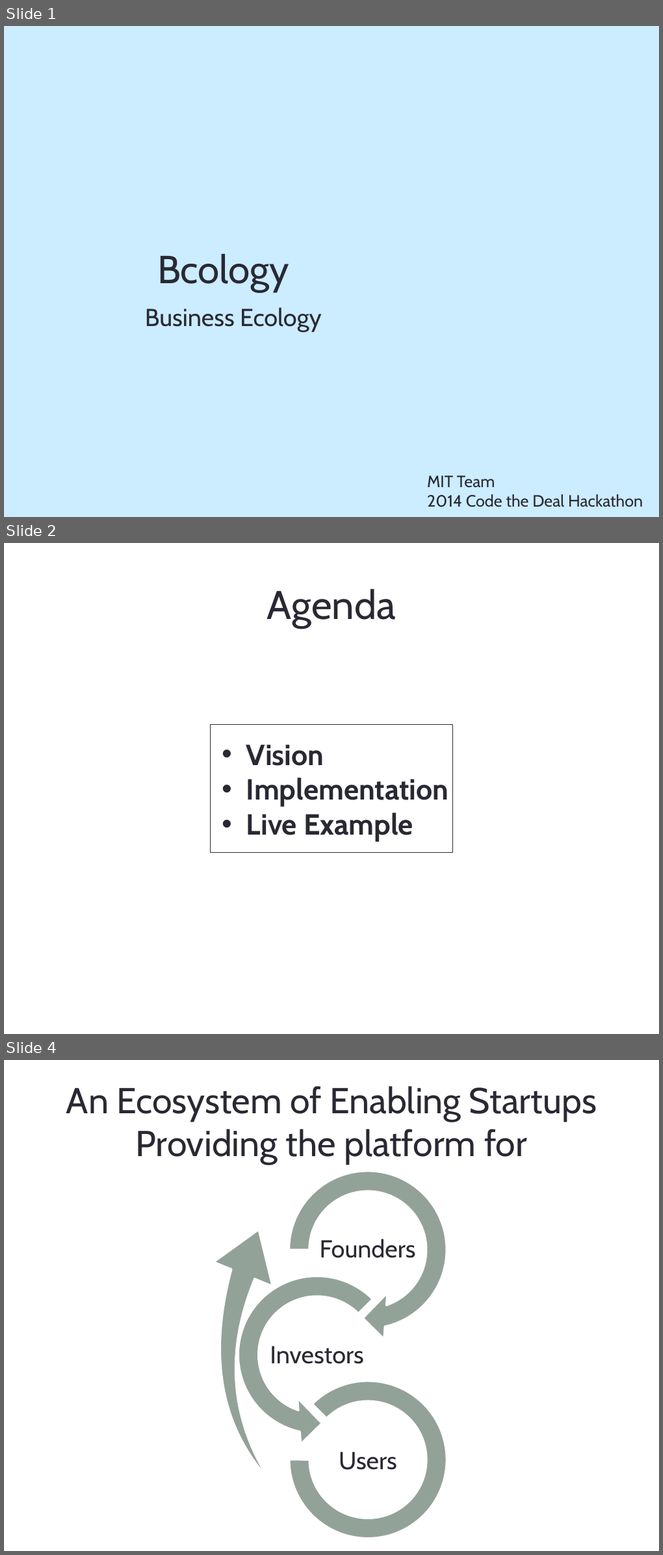
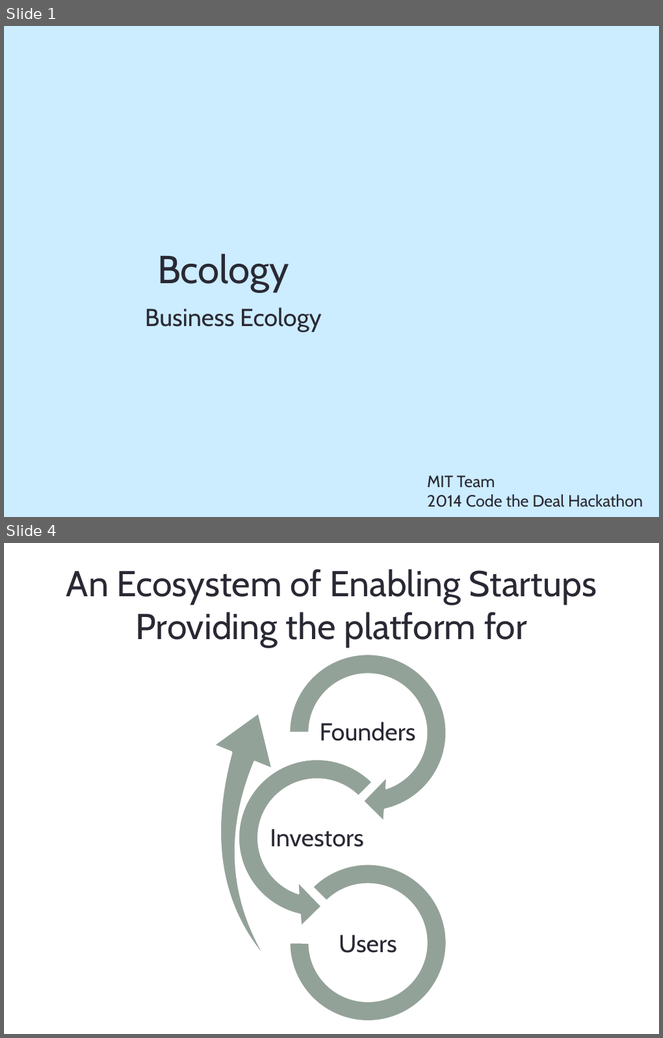
Before and after one commit to HumanDynamics/CodeTheDeal, a slide deck: Demo/Bcology.pptx. Shown one above the other, each under a label of ours: slides 1, 2 and 4 before the commit, slides 1 and 4 after it; the slides between them are not shown. The pictures are 663x1555 and 663x1038 pixels, drawn with LibreOffice and Linux fonts; fonts in the diff are those of the drawing; background and template pictures are left out. Boxes give left, top, right and bottom in pixels: in the first picture for what was removed or moved away, otherwise in the second. Text is boxed around its words. In the diff, an @@ line names an element or a change of style, - is before the commit and + after.

```diff
--- a/Demo/Bcology.pptx
+++ b/Demo/Bcology.pptx
@@ slide 2 removed at (4,543,659,1034), background #FFFFFF @@
@@ title removed at (267,589,396,628) @@
-Agenda
@@ rectangle removed at (211,724,452,852) @@
-• Vision
-• Implementation
-• Live Example
```
Also in this commit, not shown: 4 slides changed, 10 slides added, 2 other slides removed.
